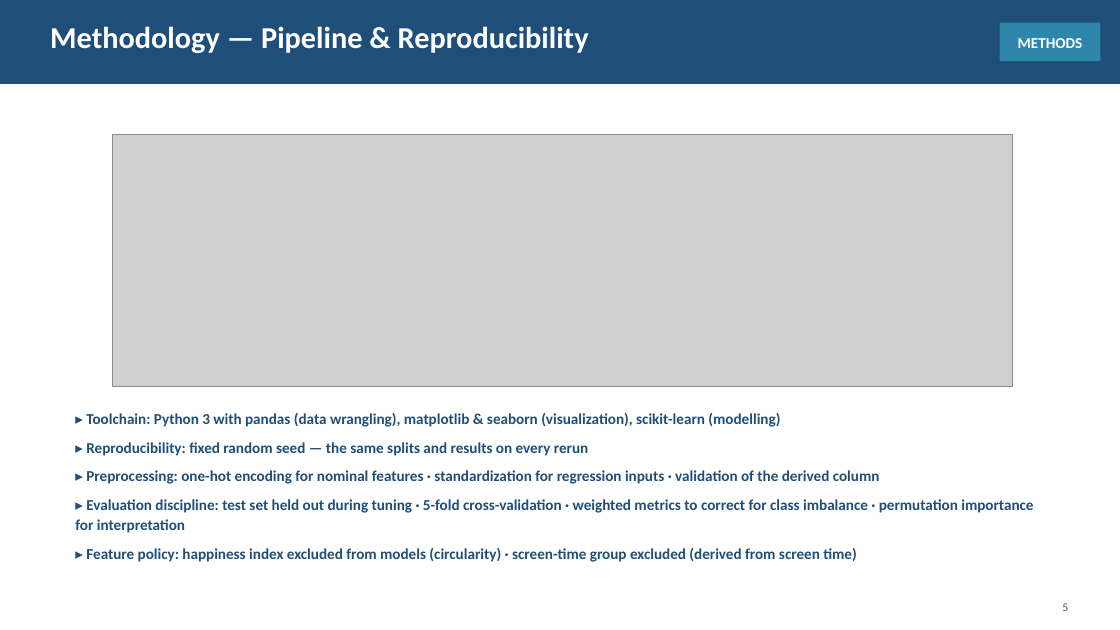
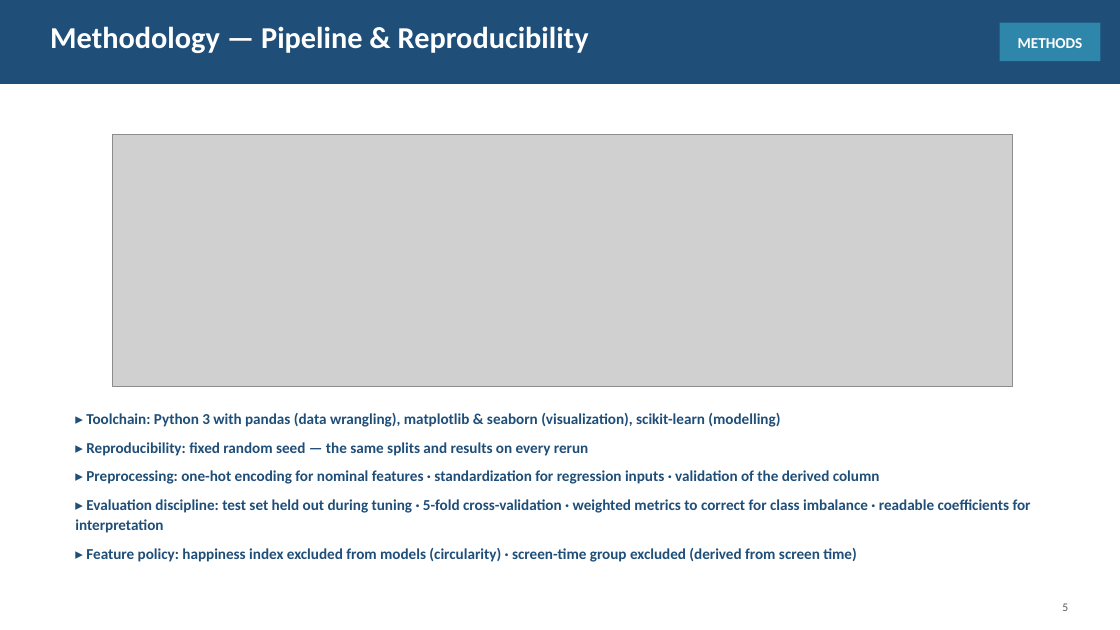
Before and after one commit to jaismine19/social-media-stress-analysis, a slide deck: slide 5 of presentation/Social_Media_Stress_Presentation.pptx. Drawn at 1120x630 pixels with LibreOffice and Linux fonts; fonts in the diff are those of the drawing; grey boxes stand for pictures. Boxes give left, top, right and bottom in pixels: in the first picture for what was removed or moved away, otherwise in the second. Text is boxed around its words. In the diff, an @@ line names an element or a change of style, - is before the commit and + after.

```diff
--- a/presentation/Social_Media_Stress_Presentation.pptx
+++ b/presentation/Social_Media_Stress_Presentation.pptx
@@ text at (x1=75, y1=499, x2=1031, y2=533): text changed @@
-▸ Evaluation discipline: test set held out during tuning · 5-fold cross-validation · weighted metrics to correct for class imbalance · permutation importance for interpretation
+▸ Evaluation discipline: test set held out during tuning · 5-fold cross-validation · weighted metrics to correct for class imbalance · readable coefficients for interpretation
```
Also in this commit, not shown: 9 other slides changed, 1 slide added, 2 slides removed, 2 other files.
